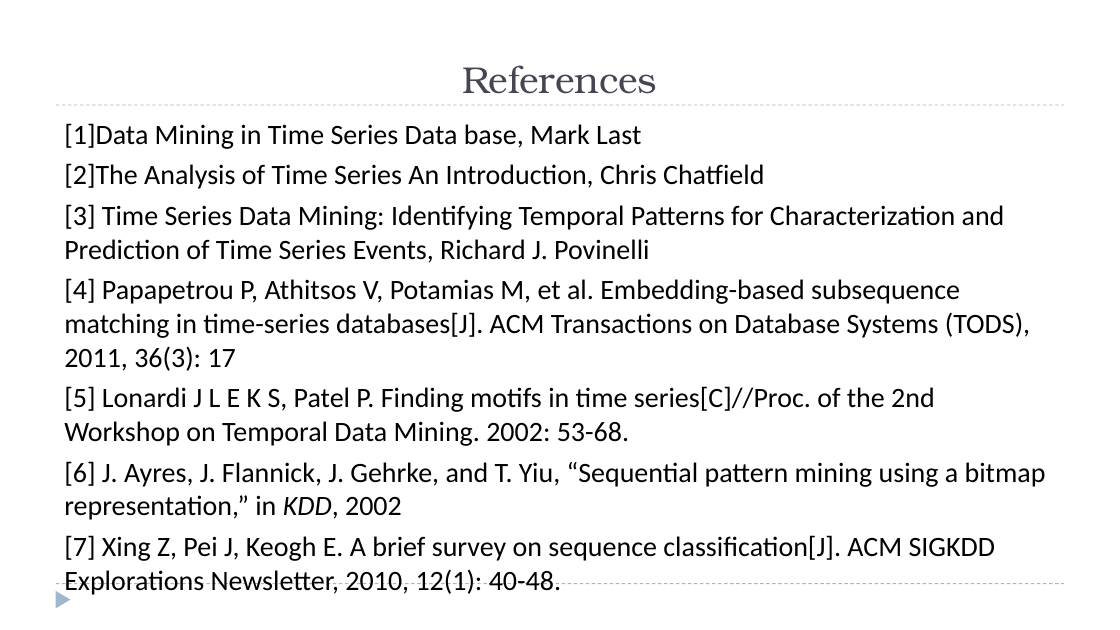
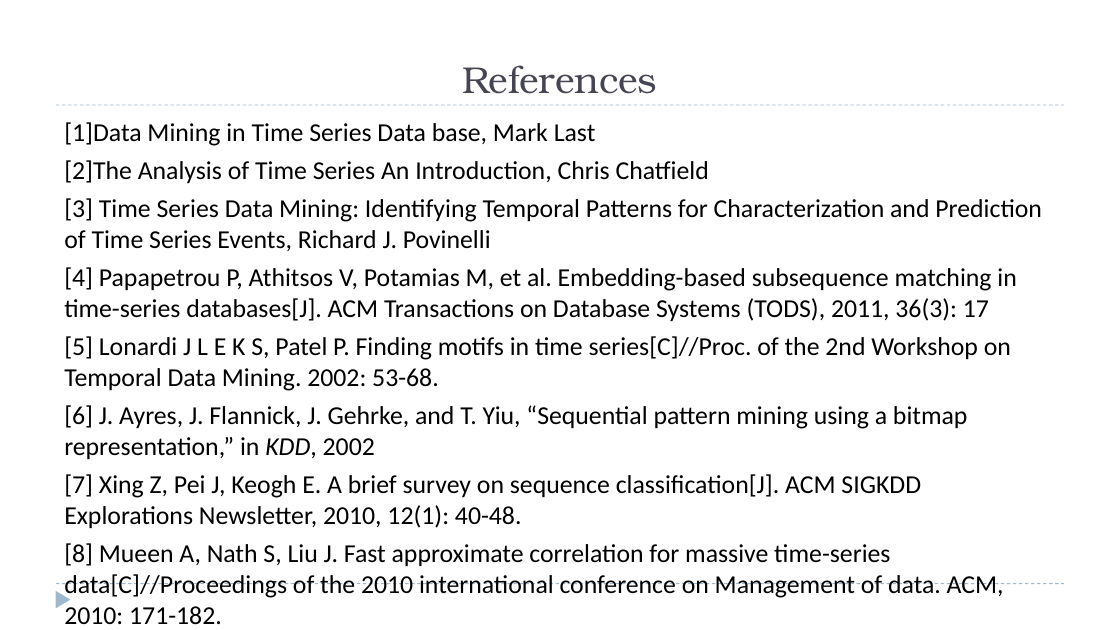
Before and after one commit to zixiaojindao/time-series-survey, a slide deck: slide 59 of slide/tsdm.pptx (slide 55 before the commit). Drawn at 1120x630 pixels with LibreOffice and Linux fonts; fonts in the diff are those of the drawing. Boxes give left, top, right and bottom in pixels: in the first picture for what was removed or moved away, otherwise in the second. Text is boxed around its words. In the diff, an @@ line names an element or a change of style, - is before the commit and + after.

Commit message:
update survey

```diff
--- a/slide/tsdm.pptx
+++ b/slide/tsdm.pptx
@@ text at (64,122,1042,528): size 24.1 to 22.1 pt in "[1]Data Mining in Time Series Data base, ...", "[2]The Analysis of Time Series An Introduction, ...", "[3] Time Series Data Mining: Identifying Temporal ...", "[4] Papapetrou P, Athitsos V, Potamias M, ..." and 3 more places @@
@@ text at (64,543,890,566): paragraph added @@
+[8] Mueen A, Nath S, Liu J. Fast approximate correlation for massive time-series data[C]//Proceedings of the 2010 international conference on Management of data. ACM, 2010: 171-182.
```
Also in this commit, not shown: 2 other slides changed, 5 slides added, 1 slide removed.
